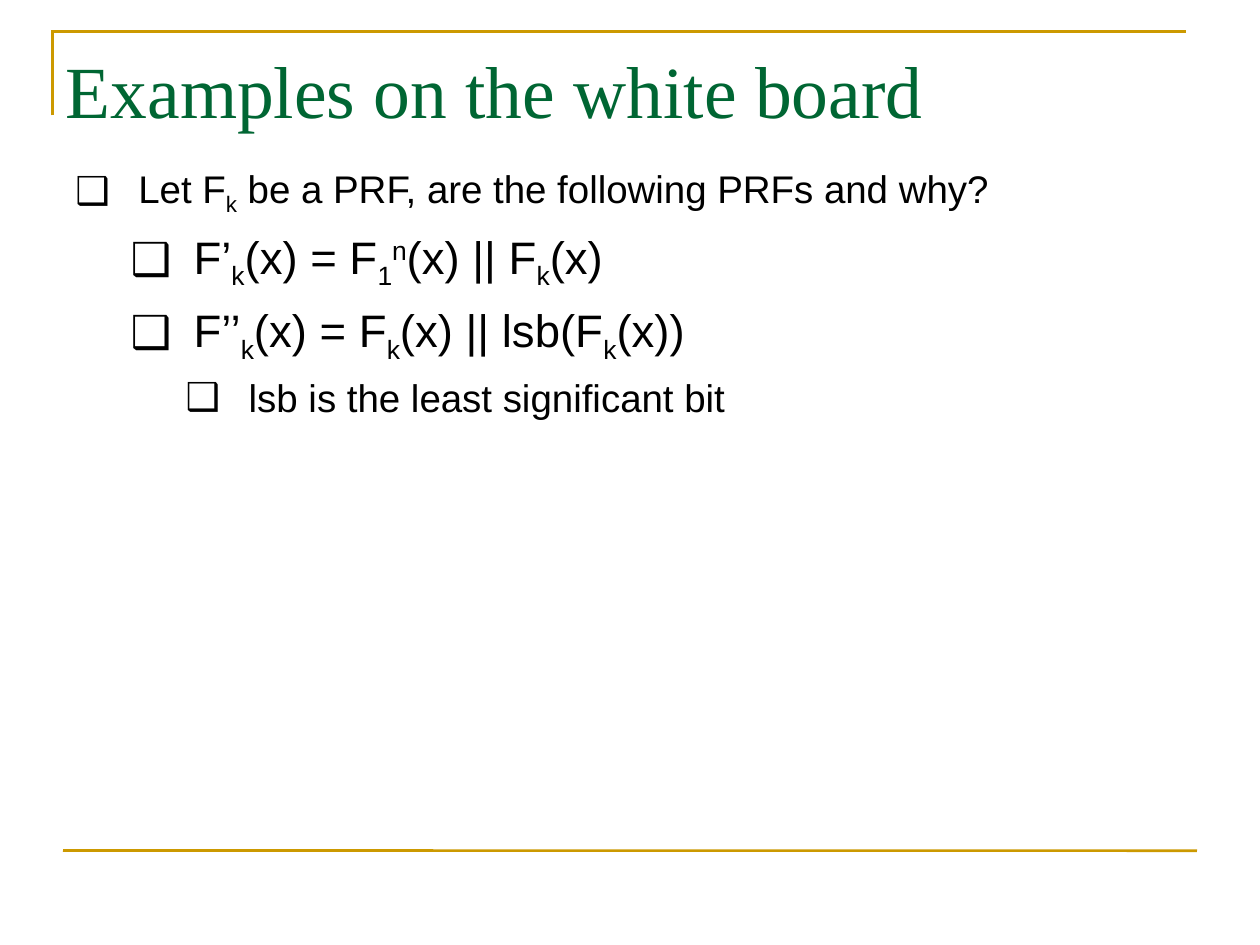
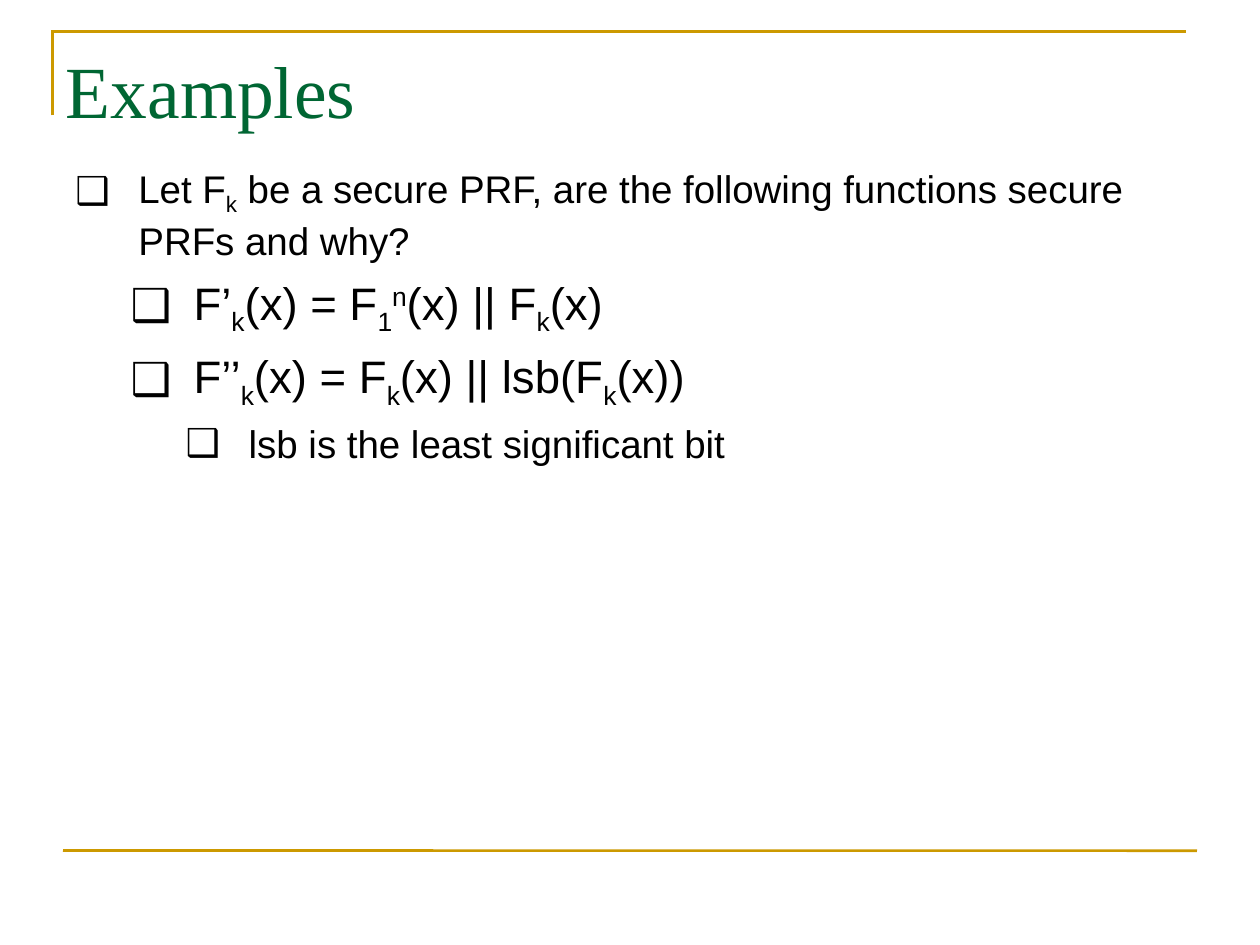
Before and after one commit to GhadaAlmashaqbeh/GhadaAlmashaqbeh.github.io, a slide deck: slide 37 of courses/cse3400-f2026/lecture3.pptx. Drawn at 1260x945 pixels with LibreOffice and Linux fonts; fonts in the diff are those of the drawing. Boxes give left, top, right and bottom in pixels: in the first picture for what was removed or moved away, otherwise in the second. Text is boxed around its words. In the diff, an @@ line names an element or a change of style, - is before the commit and + after.

```diff
--- a/courses/cse3400-f2026/lecture3.pptx
+++ b/courses/cse3400-f2026/lecture3.pptx
@@ title at bbox=[66, 67, 355, 132]: text changed @@
-Examples on the white board
+Examples
@@ text at bbox=[138, 175, 1123, 263]: text changed @@
-❑ Let Fk be a PRF, are the following PRFs and why?
+❑ Let Fk be a secure PRF, are the following functions secure PRFs and why?
```
Also in this commit, not shown: 1 other slide changed, 2 other files.
